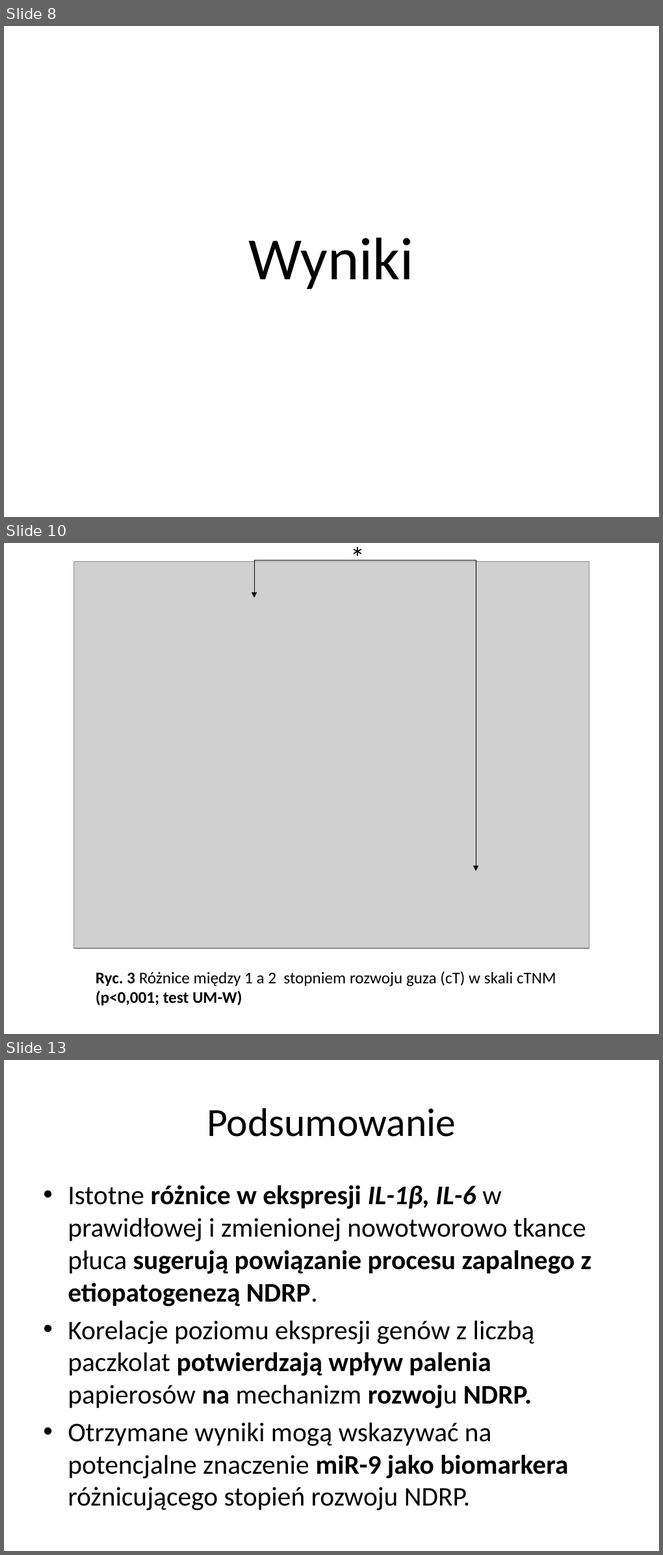
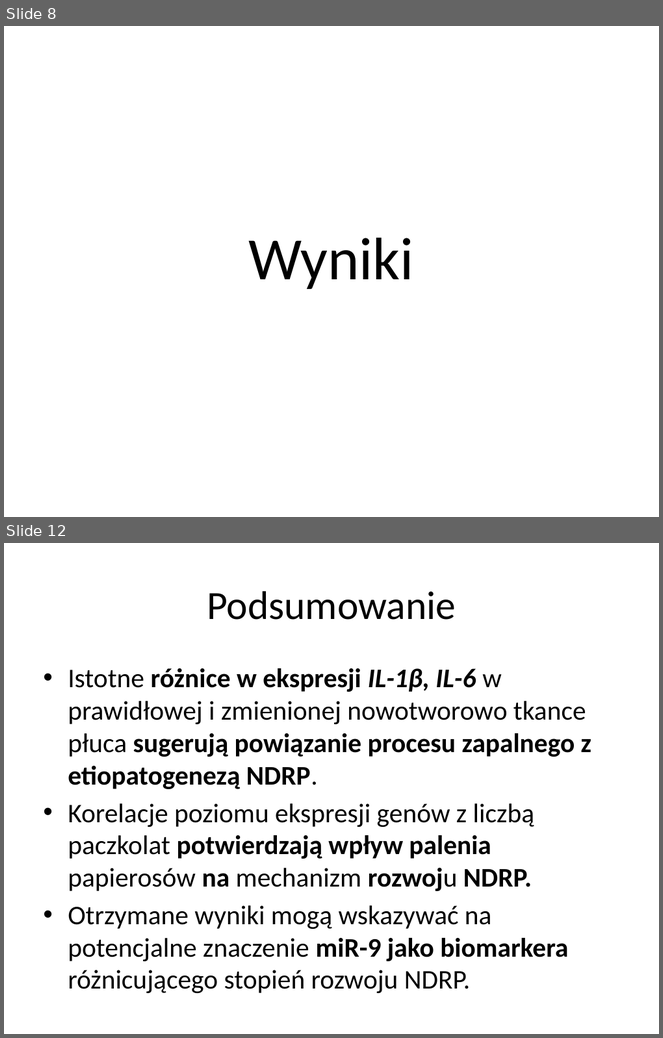
Before and after one commit to empro314/PBB, a slide deck: 1.2Czy-stan-zapalny-ma-wpływ-na-raka-płuca.pptx. Shown one above the other, each under a label of ours: slides 8, 10 and 13 before the commit, slides 8 and 12 after it; the slides between them are not shown. The pictures are 663x1555 and 663x1038 pixels, drawn with LibreOffice and Linux fonts; fonts in the diff are those of the drawing; grey boxes stand for pictures. Boxes give left, top, right and bottom in pixels: in the first picture for what was removed or moved away, otherwise in the second. Text is boxed around its words. In the diff, an @@ line names an element or a change of style, - is before the commit and + after.

```diff
--- a/1.2Czy-stan-zapalny-ma-wpływ-na-raka-płuca.pptx
+++ b/1.2Czy-stan-zapalny-ma-wpływ-na-raka-płuca.pptx
@@ slide 10 removed at (4,543,659,1034), background #FFFFFF @@
@@ picture removed at (74,562,590,949) @@
@@ group removed at (254,543,477,871): 2 arrows, 1 line, 1 text @@
-*
@@ text removed at (96,971,556,1006) @@
-Ryc. 3 Różnice między 1 a 2 stopniem rozwoju guza (cT) w skali cTNM (p<0,001; test UM-W)
@@ what was slide 13 is now slide 12 @@
```
Also in this commit, not shown: 3 slides changed.
